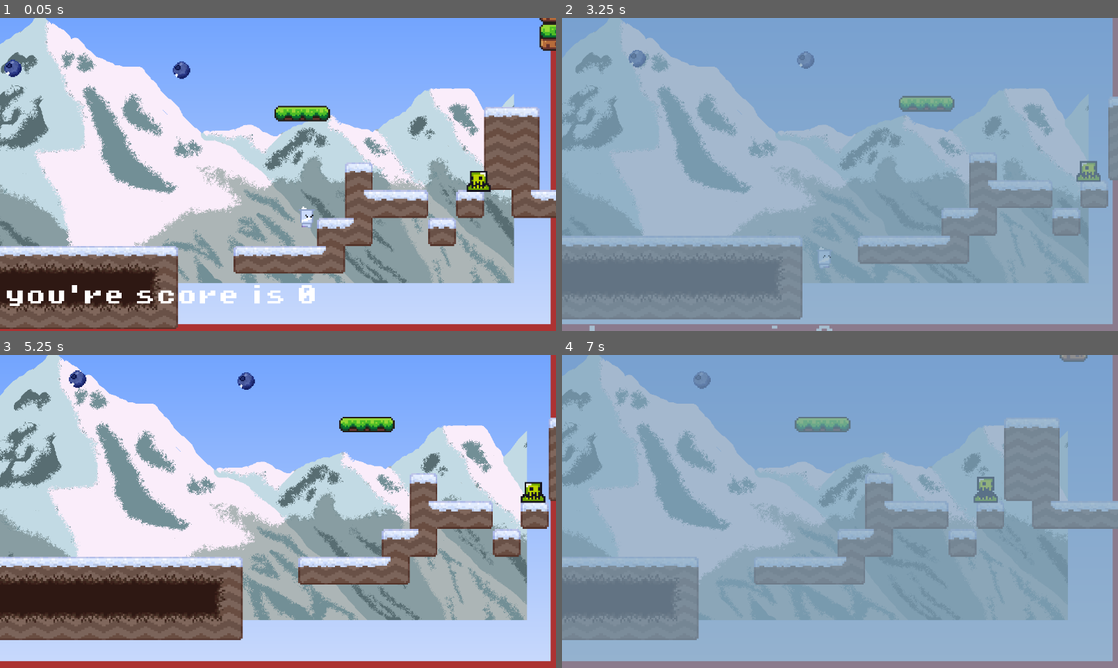
Above: before the commit, frames 1-4 (two rows, left to right).
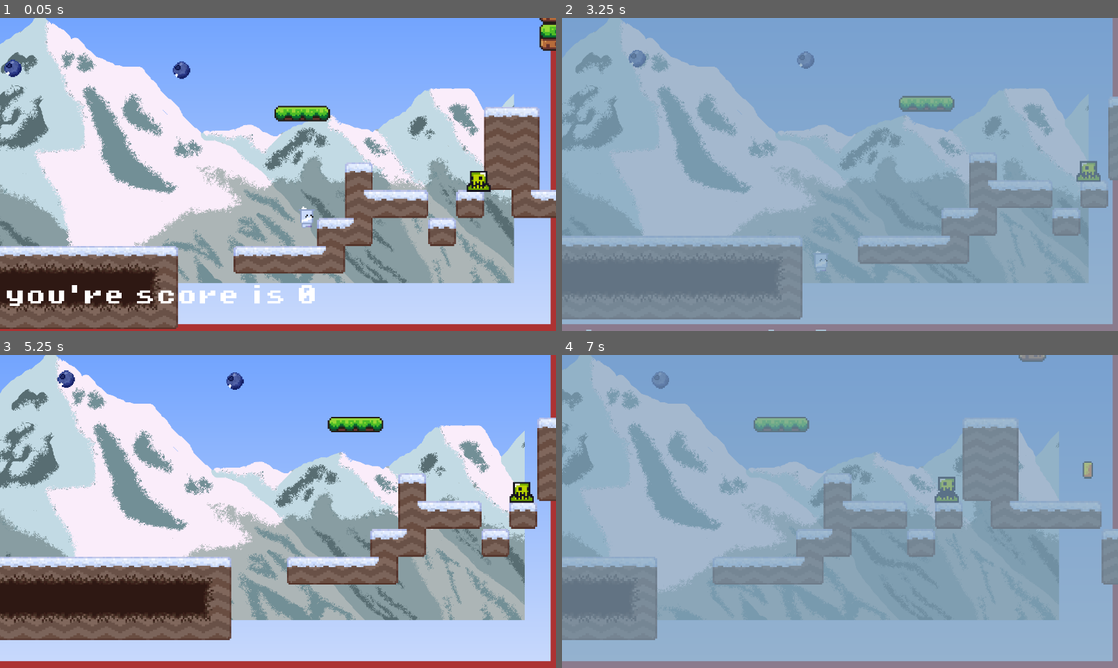
Above: after the commit, the same moments.

Repository: KingKiwiThe3rd/Priff-My-Beloved
Game: Godot game, scene res://scenes/game.tscn
Same seed, same stepped clock (60 frames per second), same inputs: the game is played once before the commit and once after it. The engine's default icon, where the game draws it, is replaced by a stand-in: a white triangle on a blue panel in a dark square.
Inputs:
- Up to frame 1 (0.05 s): no input
- Up to frame 2 (3.25 s): hold Right (Move Right) 0.53-2.03 s; tap Shift (Dash) at 0.6, 2.1 s; tap Space (Jump) at 0.77, 1.52, 3.02 s; tap F (time_slow) at 1.35, 2.85 s; hold A (Move Left) 2.03-2.78 s; hold Right (Move Right) from 2.78 s (still down)
- Up to frame 3 (5.25 s): tap Shift (Dash) at 3.6, 5.1 s; tap Space (Jump) at 3.77, 4.52 s; release Right (Move Right) at 4.28 s; hold A (Move Left) 4.28-5.03 s; tap F (time_slow) at 4.35 s; hold Right (Move Right) from 5.03 s (still down)
- Up to frame 4 (7 s): release Right (Move Right) at 5.78 s; hold A (Move Left) from 5.78 s (still down); tap F (time_slow) at 5.85 s; tap Space (Jump) at 6.02, 6.77 s; tap Shift (Dash) at 6.6 s

The runs differ from the first frame. In frame 1, less than 0.1% of the frame differs, in the area x 54-57%, y 62-68%; in frame 2, 0.1%; in frame 3, 14%; in frame 4, 16%, in the area x 0-100%, y 0-92%.

Commit message:
fixed the infinite wall climb

Diff:
--- a/scenes/game.tscn
+++ b/scenes/game.tscn
@@ -13,10 +13,10 @@
 [ext_resource type="PackedScene" uid="uid://nljcjg4c58wi" path="res://scenes/area_2d.tscn" id="9_l3ayf"]
 [ext_resource type="FontFile" uid="uid://chkxvd7018x7h" path="res://assets/fonts/PixelOperator8-Bold.ttf" id="11_k52hj"]
 [ext_resource type="PackedScene" uid="uid://yq1qck1v0qgy" path="res://scenes/checkpoint.tscn" id="11_kvpfn"]
-[ext_resource type="Script" uid="uid://c32lh3n1uqtvo" path="res://scenes/parallax_background.gd" id="14_ir15t"]
-[ext_resource type="Script" uid="uid://dnr7prkodw8w0" path="res://scenes/shittyMountains.gd" id="15_ca42v"]
+[ext_resource type="Script" uid="uid://c32lh3n1uqtvo" path="res://scripts/parallax_background.gd" id="14_ir15t"]
+[ext_resource type="Script" uid="uid://dnr7prkodw8w0" path="res://scripts/shittyMountains.gd" id="15_ca42v"]
 [ext_resource type="Texture2D" uid="uid://kxwblpsnjxsg" path="res://assets/sprites/simple_sky.png" id="16_ca42v"]
-[ext_resource type="Script" uid="uid://boy8sa4ofhfdb" path="res://scenes/parallax_layer_2.gd" id="17_ssvqc"]
+[ext_resource type="Script" uid="uid://boy8sa4ofhfdb" path="res://scripts/parallax_layer_2.gd" id="17_ssvqc"]
 [ext_resource type="Texture2D" uid="uid://dvbnrxdbq5ga7" path="res://assets/sprites/snowy_mountains.png" id="18_ssvqc"]
 
 [sub_resource type="TileSetAtlasSource" id="TileSetAtlasSource_5sh4k"]
--- a/scripts/priff.gd
+++ b/scripts/priff.gd
@@ -32,13 +32,12 @@
 var state = PlayerState.NORMAL
 
 const WALL_SLIDE_SPEED = 30.0
-const WALL_HANG_TIME   = 3.0
-const WALL_JUMP_X      = 130.0
-const WALL_JUMP_Y      = - 200.0
+const WALL_HANG_DURATION = 2.0   # total budget in seconds
+const WALL_JUMP_X      = 100.0
+const WALL_JUMP_Y      = - 140.0
 
 var wall_dir = 0
-var hang_timer = WALL_HANG_TIME
-
+var wall_hang_timer = WALL_HANG_DURATION
 func _ready():
 	dash_manager.player = self  # Link Priff to DashManager
 
@@ -54,7 +53,7 @@
 	# 2) Your existing floor‐reset logic…
 	if is_on_floor():
 		state = PlayerState.NORMAL
-		hang_timer = WALL_HANG_TIME
+		wall_hang_timer = WALL_HANG_DURATION
 		JUMP_AMOUNT = 2
 		coyote_timer = COYOTE_TIME
 		dash_manager.air_dashes_used = 0
@@ -62,32 +61,30 @@
 	elif coyote_timer > 0:
 		coyote_timer -= delta
 
-	# 3) Now use input_dir inside the state machine
-	match state:
-		PlayerState.NORMAL:
-			if not is_on_floor() and is_on_wall() and input_dir != 0:
-				wall_dir = (1 if input_dir > 0 else -1)
-				state = PlayerState.WALL_SLIDE
-				dash_manager.reset_dash()
-			# else: fall through to normal movement/gravity below
-		PlayerState.WALL_SLIDE:
-			# exit conditions
-			if is_on_floor() or not is_on_wall() or input_dir == 0:
-				state = PlayerState.NORMAL
-			# force slow downward slide
+# — Wall-slide state machine —
+	if state == PlayerState.NORMAL:
+	# Try to enter wall-slide if you still have time
+		if not is_on_floor() and is_on_wall() and input_dir != 0 and wall_hang_timer > 0:
+			state      = PlayerState.WALL_SLIDE
+			wall_dir = 1 if input_dir > 0 else -1
+			dash_manager.reset_dash()    # give back your dash once
+	elif state == PlayerState.WALL_SLIDE:
+		# Exit if you land, leave the wall, release input, or run out of time
+		if is_on_floor() or not is_on_wall() or input_dir == 0 or wall_hang_timer <= 0:
+			state = PlayerState.NORMAL
+		else:
+			# Consume your hang budget
+			wall_hang_timer -= delta
+			# Clamp to a slow slide
 			velocity.y = WALL_SLIDE_SPEED
 			velocity.x = 0
-			# bounce if jump
+			# Wall jump
 			if Input.is_action_just_pressed("Jump"):
 				velocity.x = -wall_dir * WALL_JUMP_X
 				velocity.y = WALL_JUMP_Y
 				state = PlayerState.NORMAL
-			else:
-				hang_timer -= delta
-				if hang_timer <= 0:
-					state = PlayerState.NORMAL
 			move_and_slide()
-			return  # skip normal physics while sliding
+			return   # skip all other physics while sliding
 
 	# Jumping
 	if Input.is_action_just_pressed("Jump") and (is_on_floor() or JUMP_AMOUNT > 0 or coyote_timer > 0):
@@ -123,7 +120,7 @@
 		else:
 			animated_sprite_2d.play("run")
 	else:
-		if velocity.y < 0:
+		if velocity.y < 25:
 			animated_sprite_2d.play("jump")
 		else:
 			animated_sprite_2d.play("falling")
Renamed: scenes/parallax_background.gd -> scripts/parallax_background.gd
Renamed: scenes/parallax_background.gd.uid -> scripts/parallax_background.gd.uid
Renamed: scenes/parallax_layer_2.gd -> scripts/parallax_layer_2.gd
Renamed: scenes/parallax_layer_2.gd.uid -> scripts/parallax_layer_2.gd.uid
Renamed: scenes/shittyMountains.gd -> scripts/shittyMountains.gd
Renamed: scenes/shittyMountains.gd.uid -> scripts/shittyMountains.gd.uid
